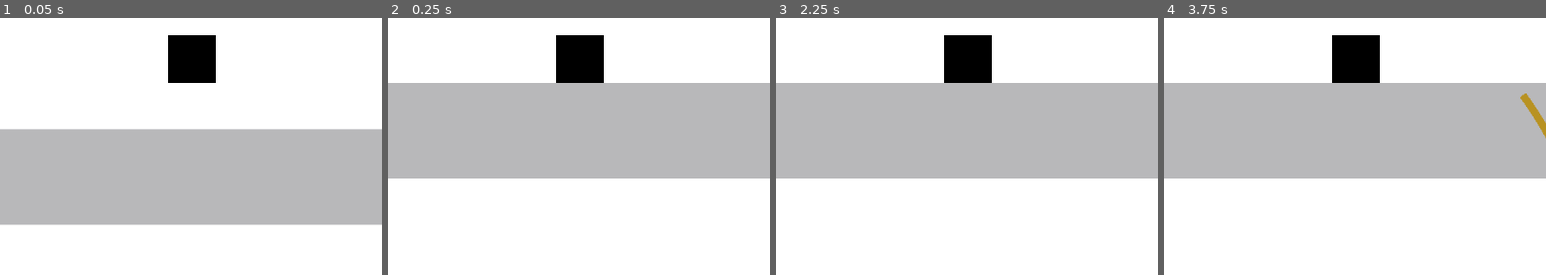
Above: before the commit, frames 1-4 (left to right).
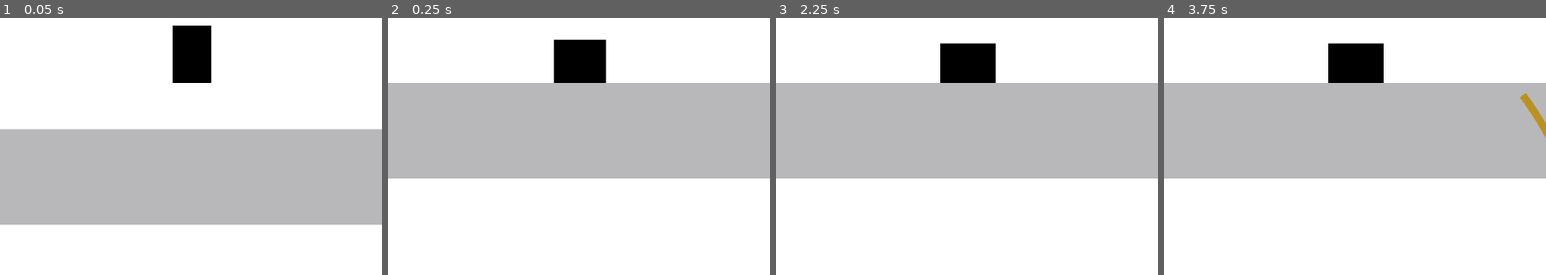
Above: after the commit, the same moments.

Repository: igaryhe/LD45
Game: Godot game, scene res://World.tscn
The game is run twice, just before and just after one commit, with the same random seed, the same clock (stepped at 60 frames per second) and the same inputs. Sound files missing from this copy of the repository are replaced by a short silence.
Inputs (mouse positions are % of the whole screen's width and height, from its top left):
- Up to frame 1 (0.05 s): no input
- Up to frame 2 (0.25 s): no input
- Up to frame 3 (2.25 s): move the mouse to (72, 50) at 0.52 s; hold Right (ui_right) 0.53-2.03 s; tap Space (jump) at 0.6, 0.77, 1.07, 1.52, 1.55, 1.82 s; move the mouse to (30, 61) at 1.27 s; click (30, 61) at 1.35 s; move the mouse to (60, 31) at 2.02 s; hold Left (ui_left) from 2.03 s (still down); tap C (switch_color) at 2.1 s
- Up to frame 4 (3.75 s): tap Space (jump) at 2.3, 2.85, 3.02, 3.32 s; move the mouse to (45, 78) at 2.77 s; release Left (ui_left) at 2.78 s; hold Right (ui_right) from 2.78 s (still down); move the mouse to (80, 72) at 3.52 s; press the mouse at (80, 72) at 3.53 s
The pictures show only the part of the screen within x 25-75%, y 48-98%; the shares and areas given below are measured in that part.

The runs differ from the first frame. In frame 1, 0.9% of the frame differs, in the area x 44-57%, y 2-26%; in frame 2, 0.5%; in frame 3, 0.7%; in frame 4, 0.7%.

Commit message:
bouncy player

Diff:
--- a/Deadzone.gd
+++ b/Deadzone.gd
@@ -11,14 +11,10 @@
 	if body.get_name() == "Player":
 		Player.respawn()
 
-func _ready():
-	print(audio_stream.stream.get_length())
-	pass
-
 func _physics_process(delta):
 	distance = Player.position.distance_to(position)
-	print(distance)
-	print(timer.wait_time)
+	# print(distance)
+	# print(timer.wait_time)
 
 func _on_Timer_timeout():
 	audio_stream.play()
--- a/Player.gd
+++ b/Player.gd
@@ -14,8 +14,13 @@
 
 var keys_held = 0
 
+var was_grounded
+var grounded
+
 func _ready():
 	init_pos()
+	move_and_slide(Vector2.ZERO, Vector2.UP)
+	grounded = is_on_floor()
 	$DeathParticles.one_shot = true
 
 func init_pos():
@@ -28,6 +33,7 @@
 	$Sprite.hide()
 
 func _physics_process(delta):
+
 	var dir = 0
 	if Input.is_action_pressed("ui_right"):
 		dir += 1
@@ -42,7 +48,10 @@
 
 	move_and_slide(Vector2(move_dir * MOVE_SPEED[move_held_for], y_velocity), Vector2(0, -1))
 
-	var grounded = is_on_floor()
+	was_grounded = grounded
+	grounded = is_on_floor()
+	if grounded and !was_grounded:
+		$AnimationPlayer.play("land")
 	if grounded:
 		air_frame = 0
 	else:
@@ -50,12 +59,12 @@
 
 	y_velocity += GRAVITY
 	if air_frame < JUMP_SLACK and Input.is_action_just_pressed("jump"):
+		$AnimationPlayer.play("jump")
 		y_velocity = -JUMP_FORCE
 	if grounded and y_velocity >= 5:
 		y_velocity = 5
 	if y_velocity > MAX_FALL_SPEED:
 		y_velocity = MAX_FALL_SPEED
-	pass
 
 func grab_key():
 	keys_held += 1
--- a/Player.tscn
+++ b/Player.tscn
@@ -19,10 +19,68 @@
 scale_random = 0.3
 color = Color( 0, 0, 0, 1 )
 
+[sub_resource type="Animation" id=3]
+resource_name = "jump"
+length = 0.2
+tracks/0/type = "value"
+tracks/0/path = NodePath("Sprite:position")
+tracks/0/interp = 1
+tracks/0/loop_wrap = true
+tracks/0/imported = false
+tracks/0/enabled = true
+tracks/0/keys = {
+"times": PoolRealArray( 0, 0.1, 0.2 ),
+"transitions": PoolRealArray( 1, 1, 1 ),
+"update": 0,
+"values": [ Vector2( 0, 0 ), Vector2( 0, -6.4 ), Vector2( 0, 0 ) ]
+}
+tracks/1/type = "value"
+tracks/1/path = NodePath("Sprite:scale")
+tracks/1/interp = 1
+tracks/1/loop_wrap = true
+tracks/1/imported = false
+tracks/1/enabled = true
+tracks/1/keys = {
+"times": PoolRealArray( 0, 0.1, 0.2 ),
+"transitions": PoolRealArray( 1, 1, 1 ),
+"update": 0,
+"values": [ Vector2( 1, 1 ), Vector2( 0.8, 1.2 ), Vector2( 1, 1 ) ]
+}
+
+[sub_resource type="Animation" id=4]
+resource_name = "land"
+length = 0.2
+tracks/0/type = "value"
+tracks/0/path = NodePath("Sprite:position")
+tracks/0/interp = 1
+tracks/0/loop_wrap = true
+tracks/0/imported = false
+tracks/0/enabled = true
+tracks/0/keys = {
+"times": PoolRealArray( 0, 0.1, 0.19121 ),
+"transitions": PoolRealArray( 1, 1, 1 ),
+"update": 0,
+"values": [ Vector2( 0, 0 ), Vector2( 0, 6.4 ), Vector2( 0, 0 ) ]
+}
+tracks/1/type = "value"
+tracks/1/path = NodePath("Sprite:scale")
+tracks/1/interp = 1
+tracks/1/loop_wrap = true
+tracks/1/imported = false
+tracks/1/enabled = true
+tracks/1/keys = {
+"times": PoolRealArray( 0, 0.1, 0.19121 ),
+"transitions": PoolRealArray( 1, 1, 1 ),
+"update": 0,
+"values": [ Vector2( 1, 1 ), Vector2( 1.2, 0.8 ), Vector2( 1, 1 ) ]
+}
+
 [node name="Player" type="KinematicBody2D"]
 script = ExtResource( 1 )
 
 [node name="Sprite" type="Sprite" parent="."]
+position = Vector2( 0, -6.4 )
+scale = Vector2( 0.8, 1.2 )
 texture = ExtResource( 2 )
 region_rect = Rect2( 0, 0, 71.7289, 98.364 )
 
@@ -41,3 +99,7 @@
 one_shot = true
 explosiveness = 0.8
 process_material = SubResource( 2 )
+
+[node name="AnimationPlayer" type="AnimationPlayer" parent="."]
+anims/jump = SubResource( 3 )
+anims/land = SubResource( 4 )
Not shown: 1 places in Player.tscn that only renumber resources
